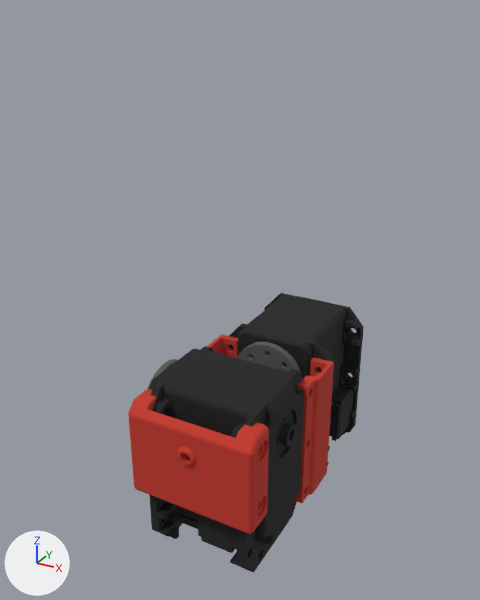
Two versions of the COLLADA model meshes/soccerbot v4/Left Hip Front.dae, one commit apart.
The view is the same before and after, from a 50 mm camera at (0.0778, -0.1346, 0.1029) aimed at (-0.0054, 0.0167, 0.0272). Arrows for +X, +Y and +Z are at lower left; the lights stay in place. Where no turn or scale is listed for an object, it has been applied to the vertices. Vertices at the same position are counted once.

Objects in the first picture: 'Body1_Paint_-_Metallic_(Black)', 'Body1_Paint_-_Metallic_(Black).001', 'Body1_Paint_-_Metallic_(Dark_Grey)', 'Body1_Paint_-_Metallic_(Dark_Grey).001', 'Body1_Paint_-_Metallic_(Red)', 'Body1_Paint_-_Metallic_(Red).001', 'Body1_Paint_-_Metallic_(Red).002'.
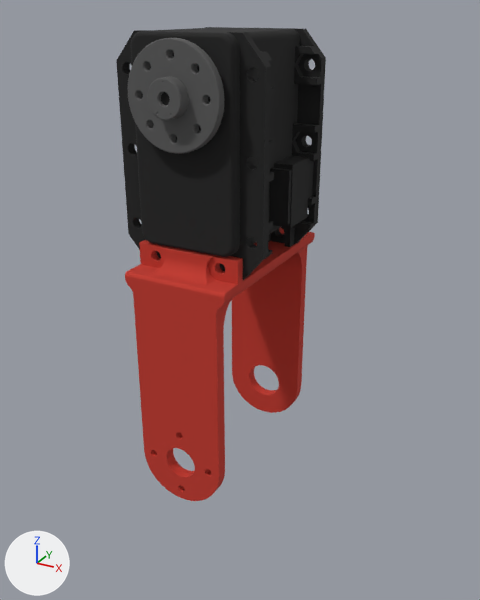
ob_mx_28t_r_v6 is not drawn itself; it is the parent of ob_body1, ob_hn07_n101_v2.
ob_body1_002 is not drawn itself; it is the parent of ob_body1_paint___metallic__red.

Changed parts and their boxes [x1, y1, x2, y2] in the pictures (480 x 600 px; the box of a moved part takes in the faces that stretch with it):
'Body1_Paint_-_Metallic_(Black)', moved, turned
    before: [149, 346, 304, 573]
    after: [116, 27, 326, 280]
'Body1_Paint_-_Metallic_(Red)', reshaped, moved
    before: [207, 334, 238, 358]
    after: [125, 227, 315, 501]
'Body1_Paint_-_Metallic_(Red).002', deleted (red)
    before: [128, 389, 269, 534]
'Body1_Paint_-_Metallic_(Dark_Grey)', moved, turned, reshaped
    before: [148, 359, 178, 389]
    after: [128, 38, 224, 154]
'Body1_Paint_-_Metallic_(Black).001', deleted (black)
    before: [229, 293, 364, 466]
'Body1_Paint_-_Metallic_(Red).001', deleted (red)
    before: [294, 357, 334, 503]
'Body1_Paint_-_Metallic_(Dark_Grey).001', deleted
    before: [238, 342, 301, 374]
part 1 of me_geo_3, moved or reshaped
    before: [238, 342, 301, 374]
    after: [128, 38, 224, 154]
part 2 of me_geo_13, added (red)
    after: [125, 227, 315, 501]
part 3 of me_geo_13, deleted (red)
    before: [207, 334, 238, 358]

What the commit changed:
me_geo_3 has 2191 vertices, 4414 faces and spans x -0.011..0.011, y -0.0049..0.001, z -0.011..0.011.
me_geo_3 part 1: the whole mesh is turned 180 degrees about the x axis through the mesh origin and scaled by 100.
me_geo_13 is used by ob_body1_paint___metallic__red; parent ob_body1_004; location (0.0, 0.0, 0.0).
me_geo_13 had 318 vertices, 656 faces and spanned x 7.5..9.2, y 0.2..4.2, z 12.8..13.45.
me_geo_13 now has 700 vertices, 1436 faces and spans x -1.7..0.9, y -5.6..0.83, z -2.5..2.35.
me_geo_13 part 2: 700 vertices added at x -1.7..0.9, y -5.6..0.83, z -2.5..2.35.
me_geo_13 part 3: 318 vertices removed from x 7.5..9.2, y 0.2..4.2, z 12.8..13.45.
Object 'MX-28T_R_v6' (ob_mx_28t_r_v6) turns from (0, -90, 0) to (0, 0, 0) degrees about x, y and z.
Object 'MX-28T_R_v6' (ob_mx_28t_r_v6) moves from (0.0, 0.0, 0.0) to (0.00364, 8.66, 0.05).
Object 'Body1_Paint_-_Metallic_(Dark_Grey)' (ob_body1_paint___metallic__dark_grey) now shows me_geo_3 instead of me_geo_11.
In object 'Body1.002' (ob_body1_002), parent goes from ob_mx_28t_r_v6_001 to ob_bottom_piece_v19.
Object 'Body1_Paint_-_Metallic_(Black).001' (ob_body1_paint___metallic__black__001) is deleted.
Object 'Body1_Paint_-_Metallic_(Dark_Grey).001' (ob_body1_paint___metallic__dark_grey__001) is deleted.
In object 'Body1_Paint_-_Metallic_(Red)' (ob_body1_paint___metallic__red), parent goes from ob_body1_004 to ob_body1_002.
Object 'Body1_Paint_-_Metallic_(Red).001' (ob_body1_paint___metallic__red__001) is deleted.
Object 'Body1_Paint_-_Metallic_(Red).002' (ob_body1_paint___metallic__red__002) is deleted.
Object 'bottom_piece_v19' (ob_bottom_piece_v19) is new.
Its parent is ob_left_hip_link_v4.
Its location is (-0.4, 4.5, -0.125).
Its rotation in degrees is (0, -180, 0).
